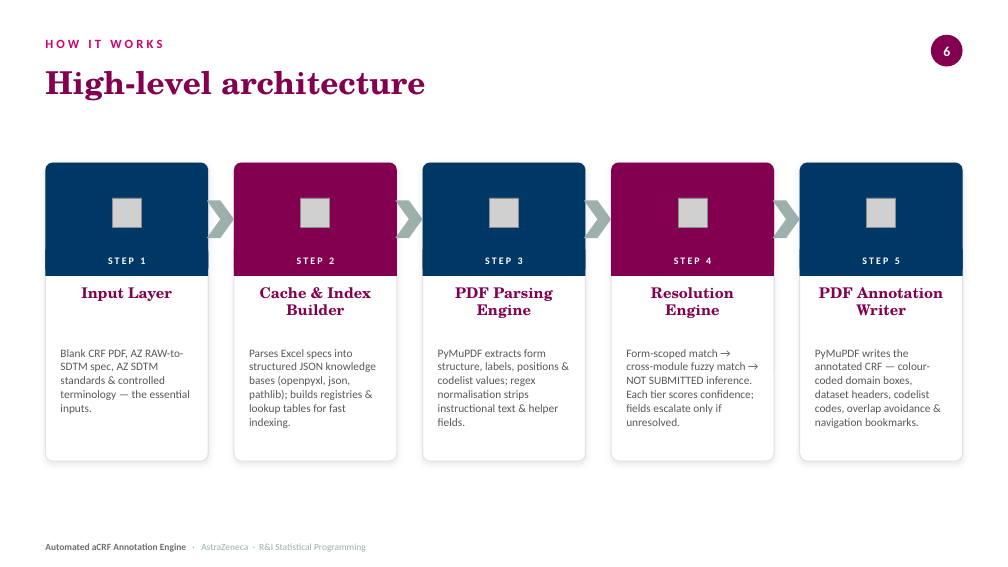
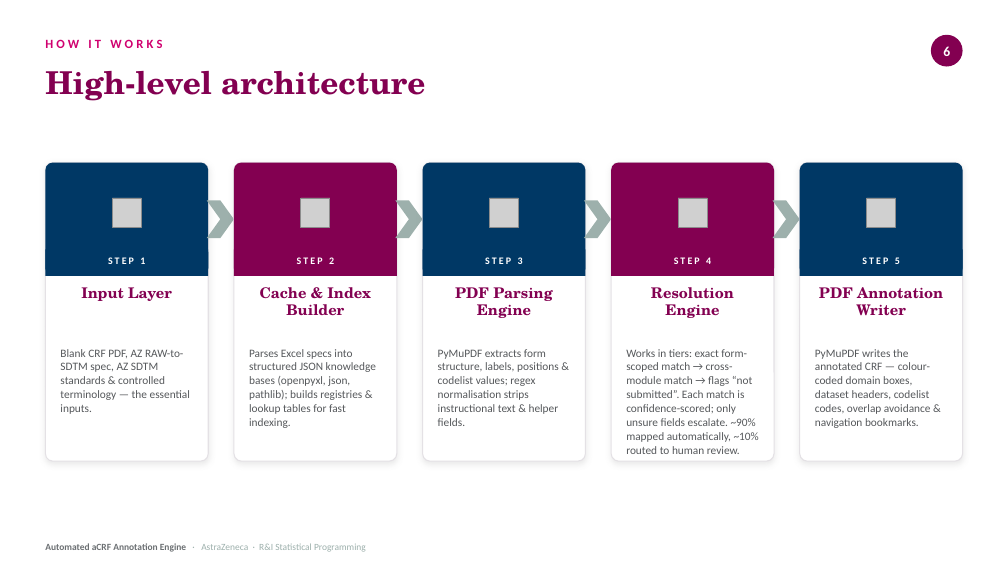
Before and after one commit to clonefutura10/design-repo, a slide deck: slide 5 of DEMO_PPT.pptx. Drawn at 1008x567 pixels with LibreOffice and Linux fonts; fonts in the diff are those of the drawing; grey boxes stand for pictures. Boxes give left, top, right and bottom in pixels: in the first picture for what was removed or moved away, otherwise in the second. Text is boxed around its words. In the diff, an @@ line names an element or a change of style, - is before the commit and + after.

```diff
--- a/DEMO_PPT.pptx
+++ b/DEMO_PPT.pptx
@@ text at (x1=626, y1=349, x2=759, y2=454): text changed @@
-Form-scoped match → cross-module fuzzy match → NOT SUBMITTED inference. Each tier scores confidence; fields escalate only if unresolved.
+Works in tiers: exact form-scoped match → cross-module match → flags “not submitted”. Each match is confidence-scored; only unsure fields escalate. ~90% mapped automatically, ~10% routed to human review.
```
Also in this commit, not shown: 1 slide removed.
